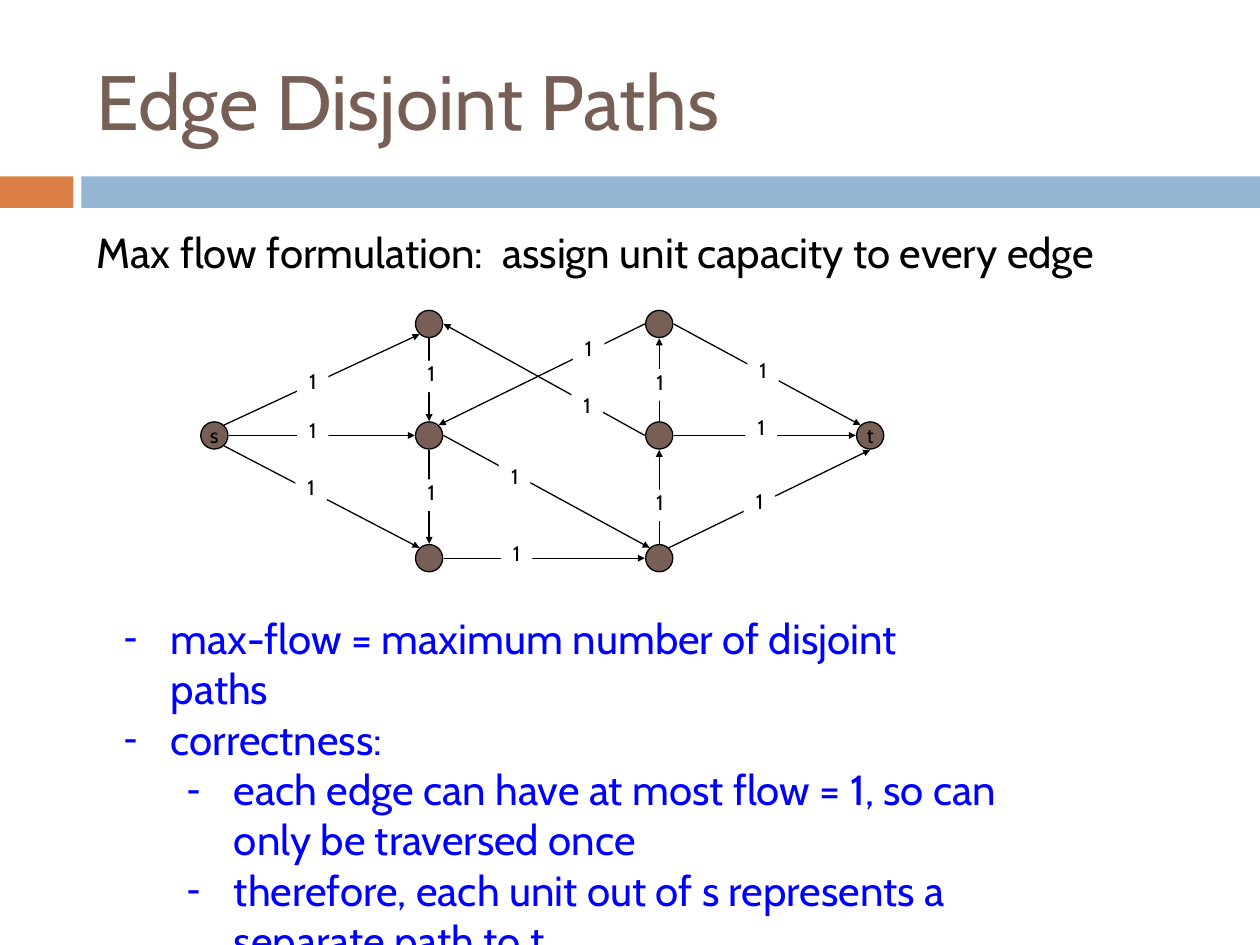
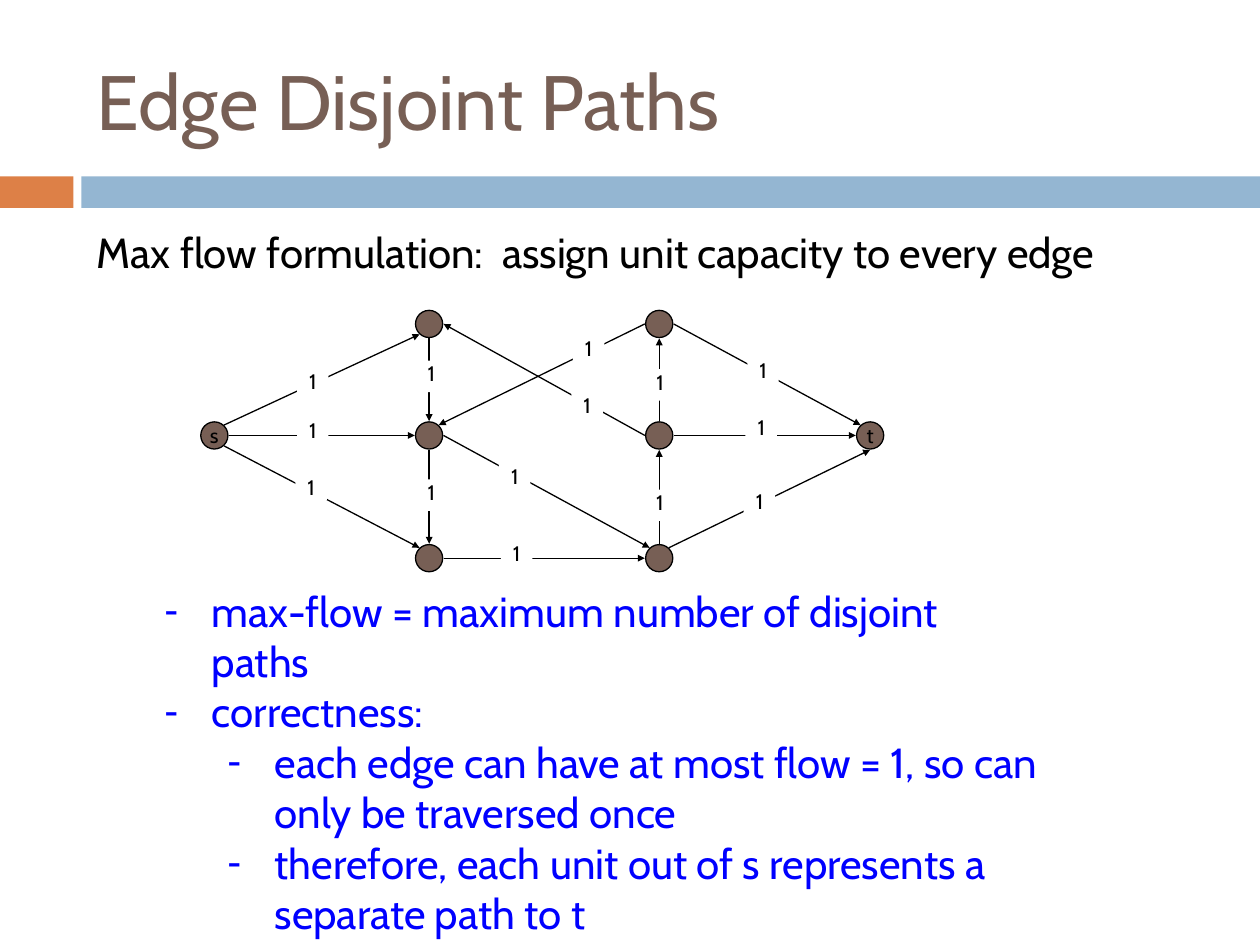
Before and after one commit to Collins-kariuk/Algorithms, a slide deck: slide 35 of Lectures/Lecture 22_Flow Applications.pptx. Drawn at 1260x945 pixels with LibreOffice and Linux fonts; fonts in the diff are those of the drawing. Boxes give left, top, right and bottom in pixels: in the first picture for what was removed or moved away, otherwise in the second. Text is boxed around its words. In the diff, an @@ line names an element or a change of style, - is before the commit and + after.

Commit message:
Review lecture 22_Flow Applications

```diff
--- a/Lectures/Lecture 22_Flow Applications.pptx
+++ b/Lectures/Lecture 22_Flow Applications.pptx
@@ text "max-flow = maximum number of ..." rewrapped from (171, 622, 996, 916) to (212, 595, 1037, 939) @@
```
Also in this commit, not shown: 7 other slides changed.
